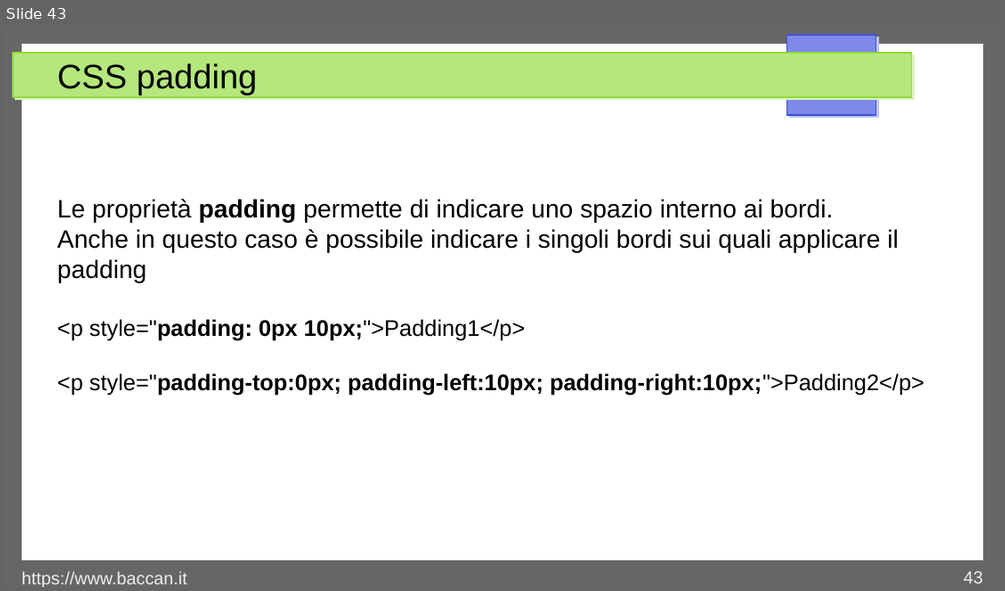
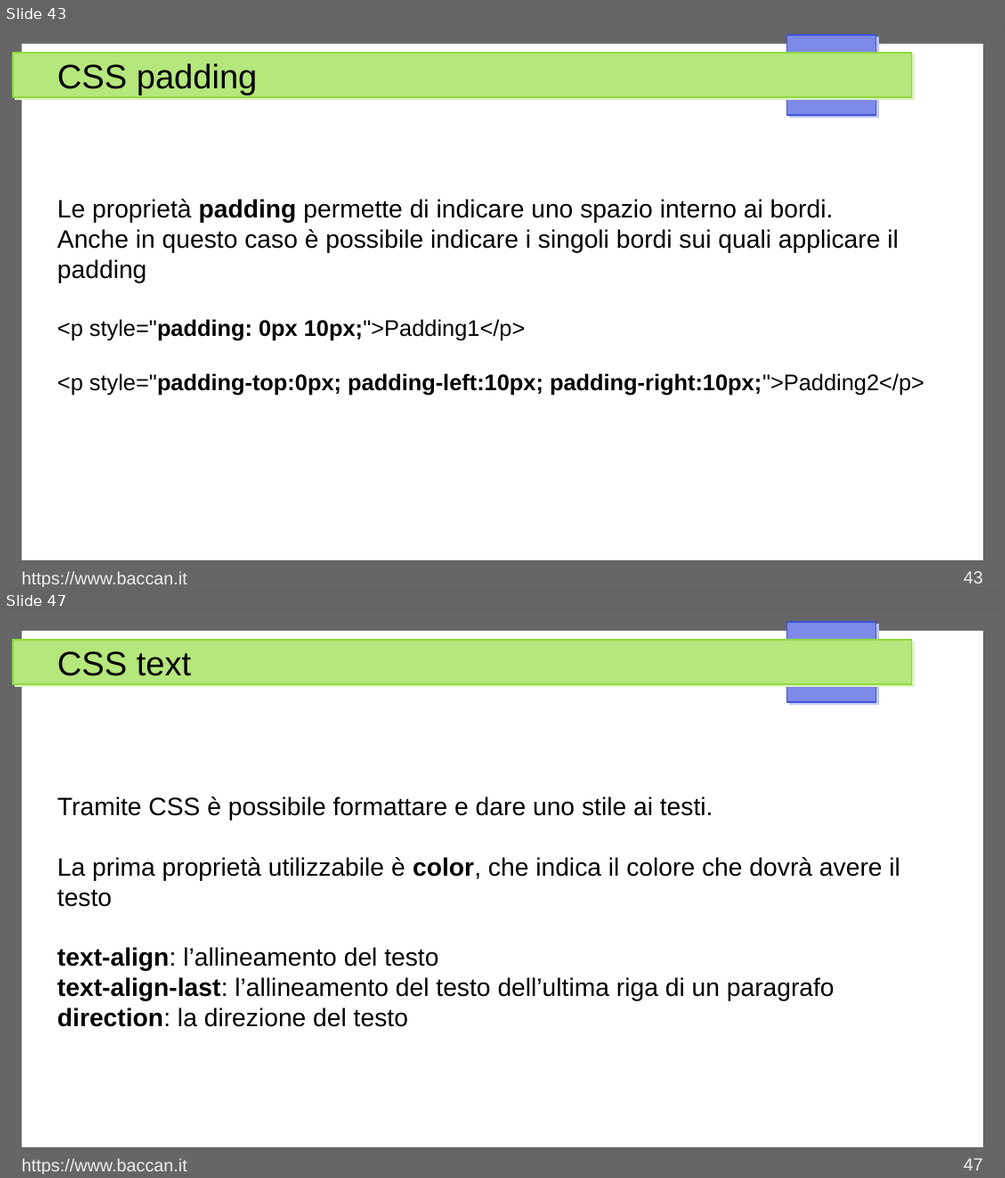
Before and after one commit to matteobaccan/CorsoCSS, a slide deck: Chapter_css.odp. Shown one above the other, each under a label of ours: slide 43 before the commit, slides 43 and 47 after it; the slides between them are not shown. The pictures are 1005x591 and 1005x1178 pixels, drawn with LibreOffice and Linux fonts; fonts in the diff are those of the drawing. Boxes give left, top, right and bottom in pixels: in the first picture for what was removed or moved away, otherwise in the second. Text is boxed around its words. In the diff, an @@ line names an element or a change of style, - is before the commit and + after.

```diff
--- a/Chapter_css.odp
+++ b/Chapter_css.odp
@@ slide 47 added at (4, 613, 1001, 1174), background #FFFFFF; not listed: 4 template elements that a slide beside it also shows @@
@@ title added at (57, 651, 191, 676), 27 pt, text #000000 @@
+CSS text
@@ text added at (57, 796, 900, 1027), 20 pt, text #000000 @@
+Tramite CSS è possibile formattare e dare uno stile ai testi.
+La prima proprietà utilizzabile è color, che indica il colore che dovrà avere il testo
+text-align: l’allineamento del testo
+text-align-last: l’allineamento del testo dell’ultima riga di un paragrafo
+direction: la direzione del testo
@@ text added at (22, 1158, 187, 1174), 14 pt, text #EEEEEE @@
+https://www.baccan.it
@@ page number added at (963, 1158, 983, 1170), 14 pt, text #EEEEEE @@
+47
```
Also in this commit, not shown: 1 slide changed, 3 other slides added, 6 other files.
